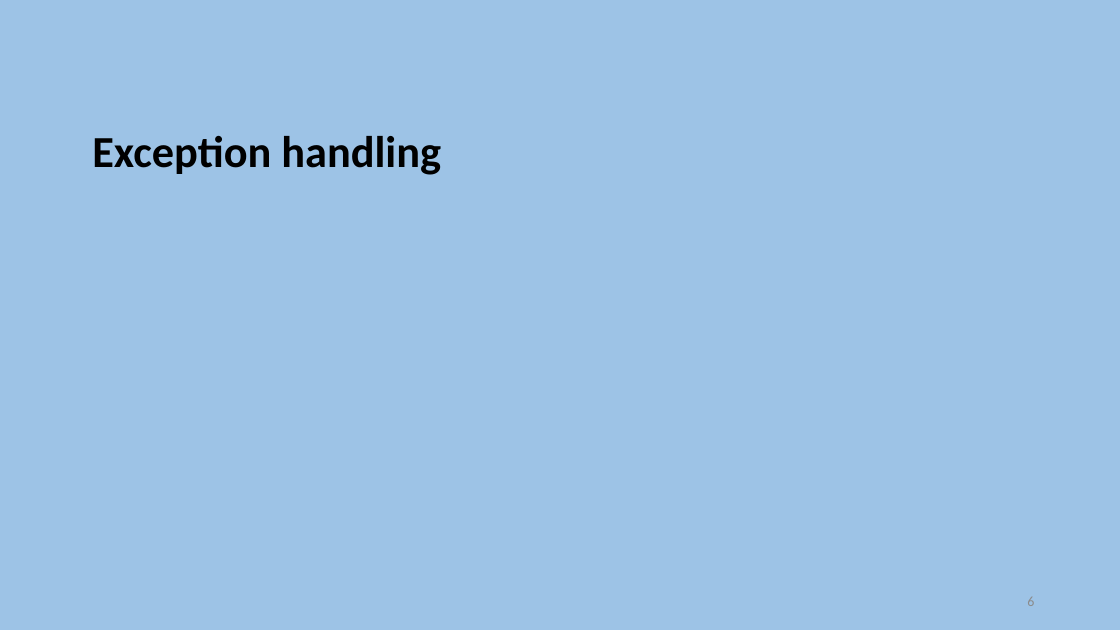
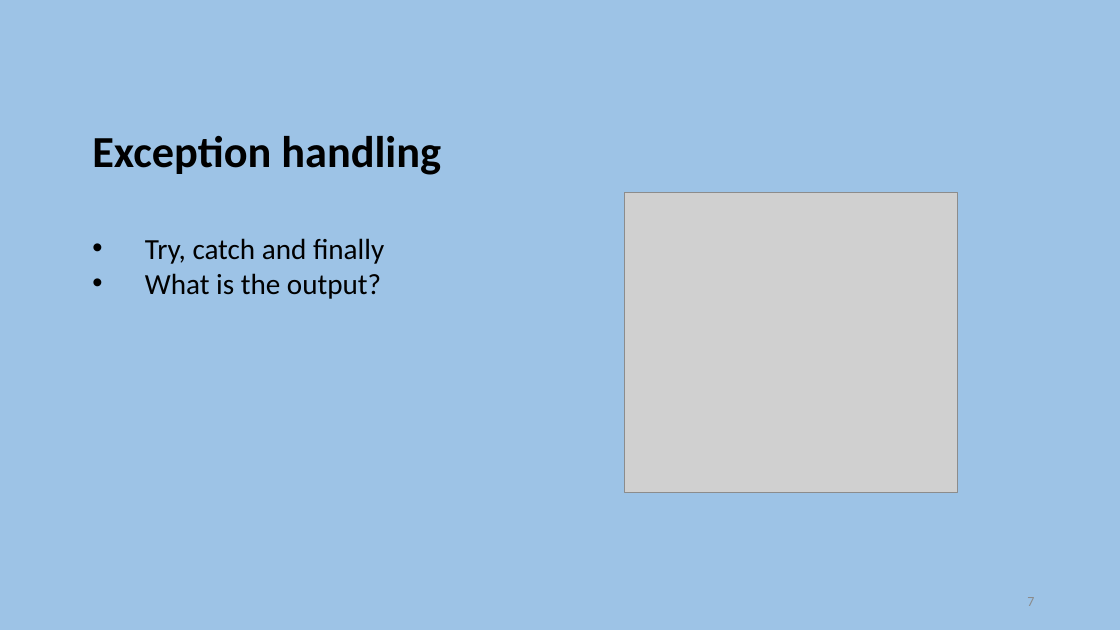
Before and after one commit to szetko/course-materials, a slide deck: slide 7 of OOSD/Exam Preparation/Exam Preparation.pptx (slide 6 before the commit). Drawn at 1120x630 pixels with LibreOffice and Linux fonts; fonts in the diff are those of the drawing; grey boxes stand for pictures. Boxes give left, top, right and bottom in pixels: in the first picture for what was removed or moved away, otherwise in the second. Text is boxed around its words. In the diff, an @@ line names an element or a change of style, - is before the commit and + after.

```diff
--- a/OOSD/Exam Preparation/Exam Preparation.pptx
+++ b/OOSD/Exam Preparation/Exam Preparation.pptx
@@ picture added at (x1=624, y1=192, x2=958, y2=492) @@
@@ text at (x1=145, y1=238, x2=384, y2=299): paragraphs added @@
+    • Try, catch and finally
+    • What is the output?
@@ page number at (x1=1027, y1=597, x2=1034, y2=606): text changed @@
-6
+7
```
Also in this commit, not shown: 5 other slides changed, 2 slides added, 1 slide removed, 4 other files.
